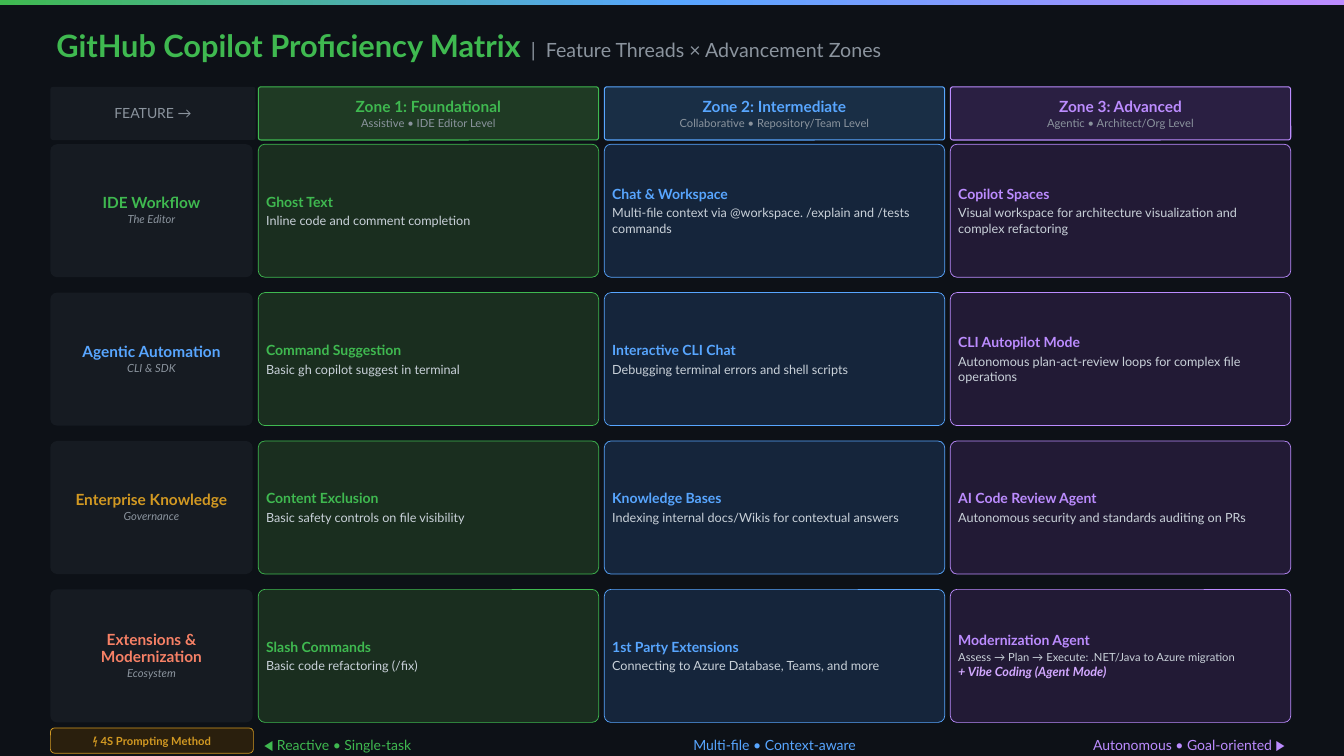
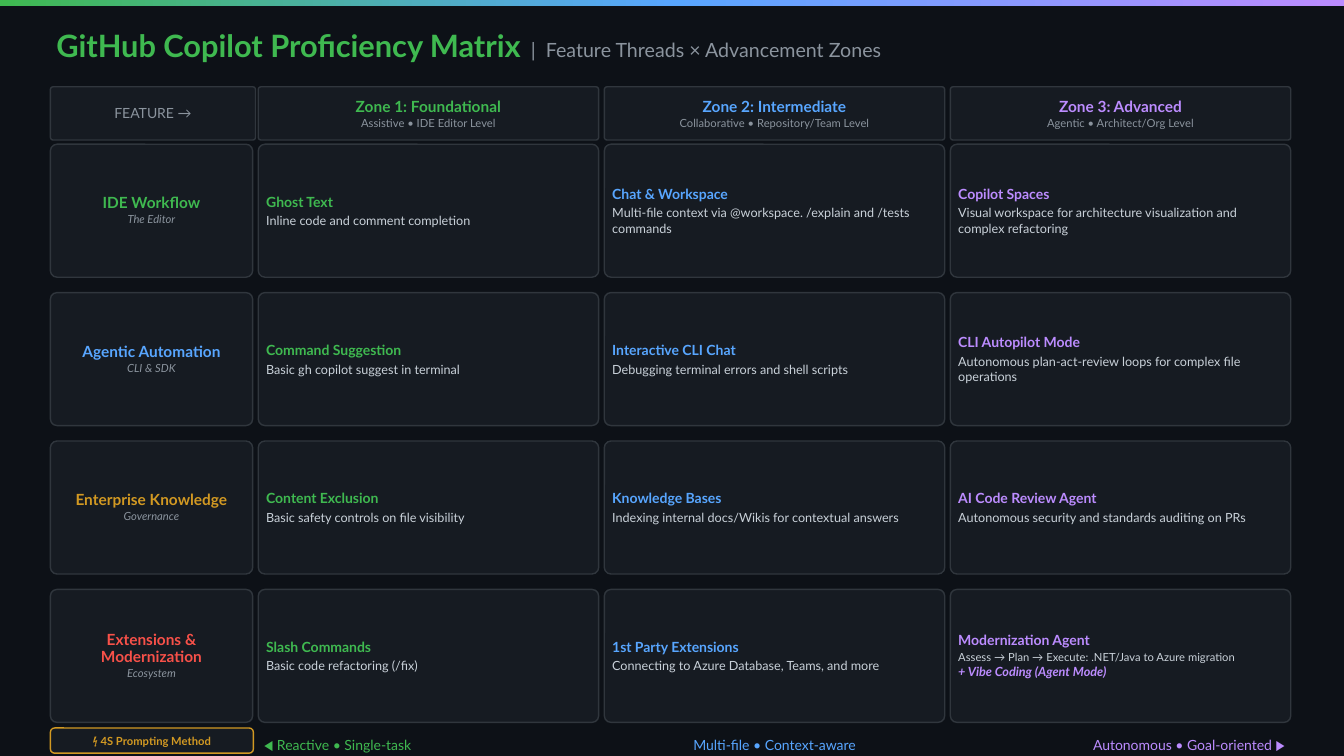
Before and after one commit to SteveHoggNZ/kb, a slide deck: slide 1 of 00-github-copilot-orientationmap.pptx. Drawn at 1344x756 pixels with LibreOffice and Linux fonts; fonts in the diff are those of the drawing. Boxes give left, top, right and bottom in pixels: in the first picture for what was removed or moved away, otherwise in the second. Text is boxed around its words. In the diff, an @@ line names an element or a change of style, - is before the commit and + after.

```diff
--- a/00-github-copilot-orientationmap.pptx
+++ b/00-github-copilot-orientationmap.pptx
@@ rounded rectangle "Zone 1: Foundational" at [258, 87, 599, 140]: fill #1F3A24 to #161B22; outline #3FB950 0.75 pt to #30363D 1 pt @@
@@ rounded rectangle "Zone 2: Intermediate" at [605, 87, 946, 140]: fill #192E45 to #161B22; outline #58A6FF 0.75 pt to #30363D 1 pt @@
@@ rounded rectangle "Zone 3: Advanced" at [951, 87, 1292, 140]: fill #2A1F42 to #161B22; outline #BC8CFF 0.75 pt to #30363D 1 pt @@
@@ outline none to #30363D 1 pt in 5 elements at [50, 87, 256, 140], [50, 144, 253, 277], [50, 292, 253, 425], [50, 442, 253, 575], [50, 590, 253, 723] @@
@@ fill #1A2E1F to #161B22; outline #3FB950 0.5 pt to #30363D 1 pt in 4 elements at [258, 144, 599, 277], [258, 292, 599, 425], [258, 442, 599, 575], [258, 590, 599, 723] @@
@@ fill #15253B to #161B22; outline #58A6FF 0.5 pt to #30363D 1 pt in 4 elements at [605, 144, 946, 277], [605, 292, 946, 425], [605, 442, 946, 575], [605, 590, 946, 723] @@
@@ fill #221A35 to #161B22; outline #BC8CFF 0.5 pt to #30363D 1 pt in 4 elements at [951, 144, 1292, 277], [951, 292, 1292, 425], [951, 442, 1292, 575], [951, 590, 1292, 723] @@
@@ text in rounded rectangle at [101, 633, 202, 662]: text colour #F78166 to #F85149 in "Extensions & Modernization" @@
@@ text in rounded rectangle at [968, 666, 1107, 679]: text colour #D2A8FF to #BC8CFF in "+ Vibe Coding (Agent Mode)" @@
@@ rounded rectangle "⚡ 4S Prompting Method" at [50, 728, 253, 753]: fill #2A1F0D to #161B22; outline #D29922 0.5 pt to #D29922 1 pt @@
```
Also in this commit, not shown: 1 other slide changed, 1 other file.
